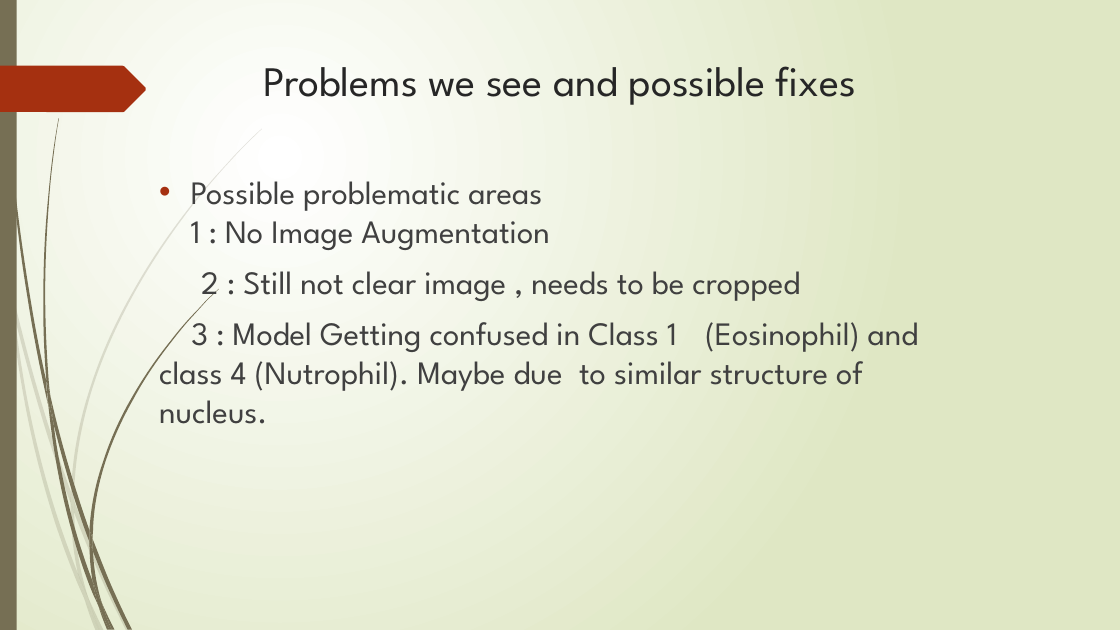
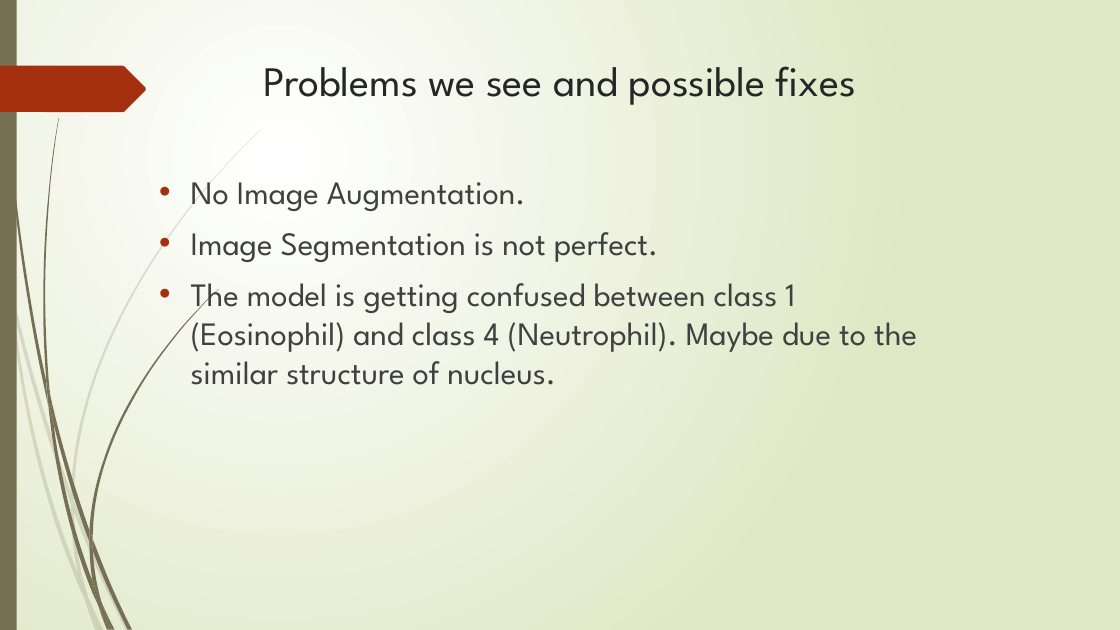
Before and after one commit to ShashankSaumya123/WBC-Classification, a slide deck: slide 14 of Presentation/Project Final.pptx. Drawn at 1120x630 pixels with LibreOffice and Linux fonts; fonts in the diff are those of the drawing. Boxes give left, top, right and bottom in pixels: in the first picture for what was removed or moved away, otherwise in the second. Text is boxed around its words. In the diff, an @@ line names an element or a change of style, - is before the commit and + after.

Commit message:
Updated final ppt

```diff
--- a/Presentation/Project Final.pptx
+++ b/Presentation/Project Final.pptx
@@ text at (x1=191, y1=182, x2=917, y2=385): text changed @@
-• Possible problematic areas
-  1 : No Image Augmentation
-2 : Still not clear image , needs to be cropped
-3 : Model Getting confused in Class 1 (Eosinophil) and class 4 (Nutrophil). Maybe due to similar structure of nucleus.
+• No Image Augmentation.
+• Image Segmentation is not perfect.
+• The model is getting confused between class 1 (Eosinophil) and class 4 (Neutrophil). Maybe due to the similar structure of nucleus.
```
Also in this commit, not shown: 4 other slides changed.
